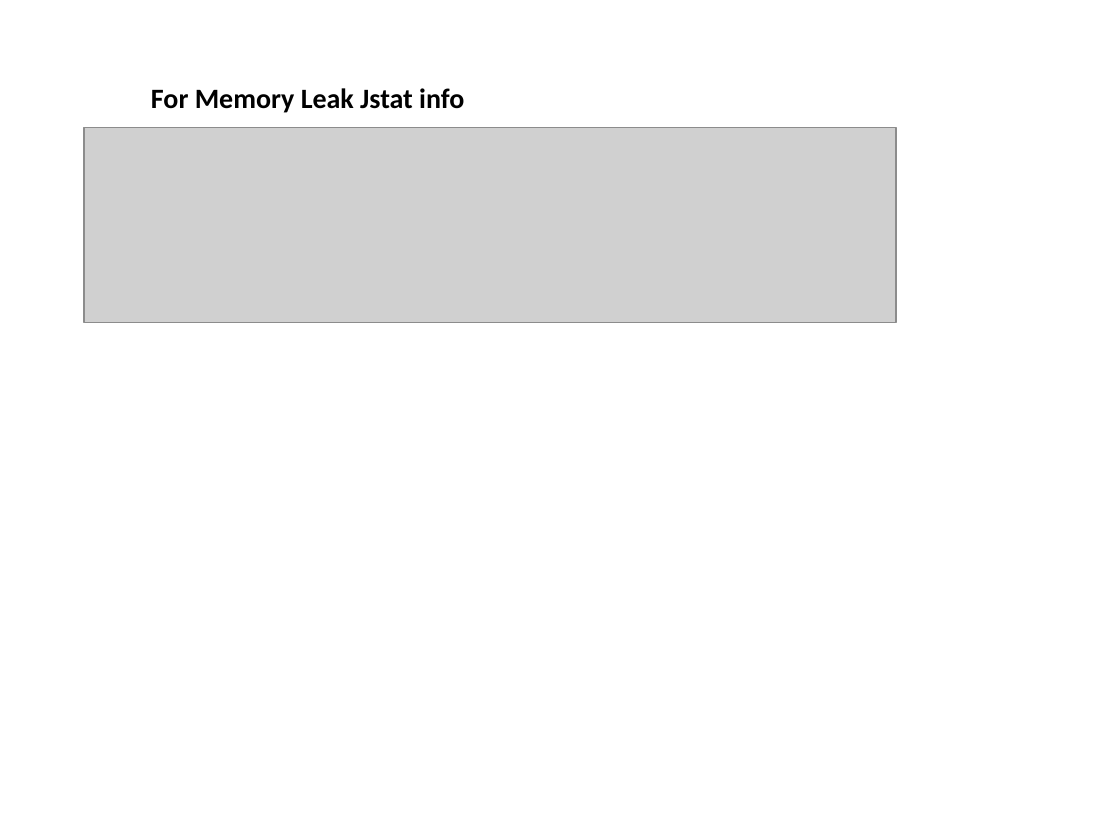
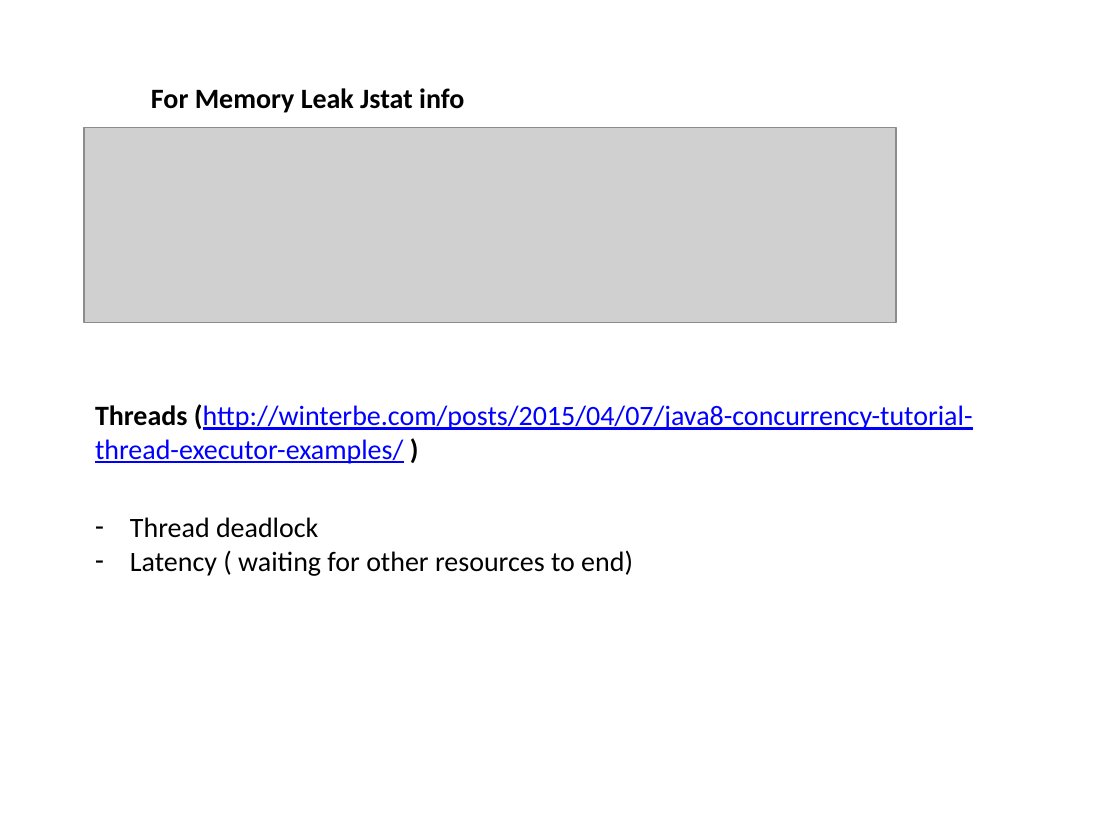
Before and after one commit to mdparthi/JavaPerformanceTuning, a slide deck: slide 13 of JPTInfo.pptx. Drawn at 1120x840 pixels with LibreOffice and Linux fonts; fonts in the diff are those of the drawing; grey boxes stand for pictures. Boxes give left, top, right and bottom in pixels: in the first picture for what was removed or moved away, otherwise in the second. Text is boxed around its words. In the diff, an @@ line names an element or a change of style, - is before the commit and + after.

```diff
--- a/JPTInfo.pptx
+++ b/JPTInfo.pptx
@@ text added at box(95, 404, 973, 464), 18 pt, text #0000FF, underline @@
+Threads (http://winterbe.com/posts/2015/04/07/java8-concurrency-tutorial-thread-executor-examples/ )
@@ text added at box(130, 517, 633, 576), 18 pt, text #000000 @@
+– Thread deadlock
+– Latency ( waiting for other resources to end)
```
Also in this commit, not shown: 1 other slide changed, 1 slide added, 4 other files.
